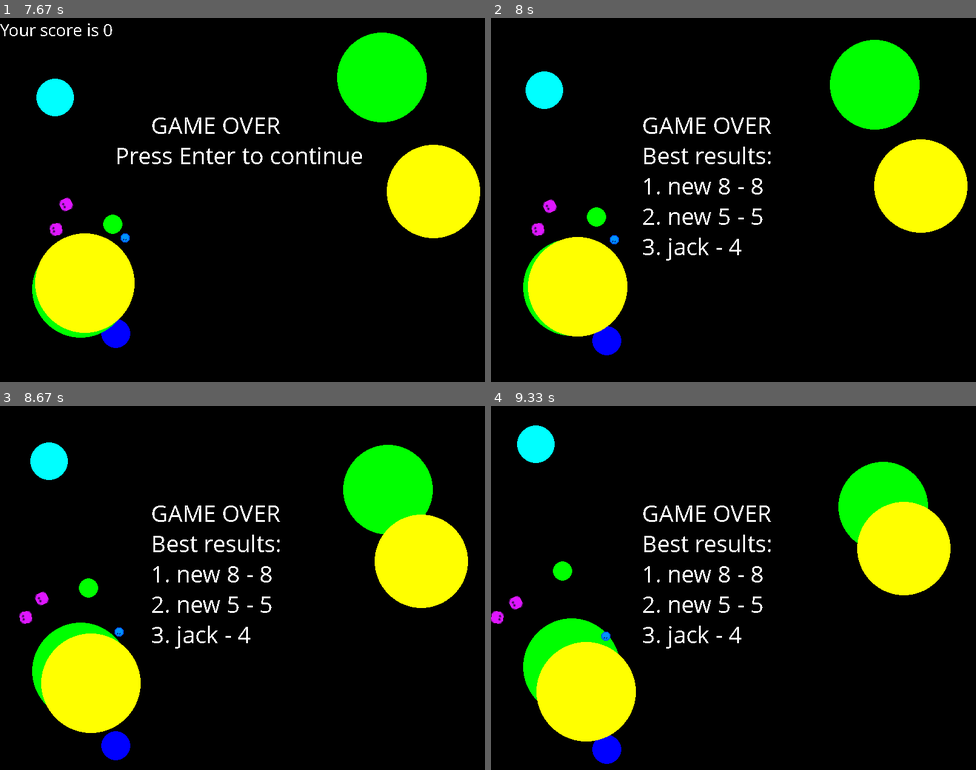
Above: before the commit, frames 1-4 (two rows, left to right).
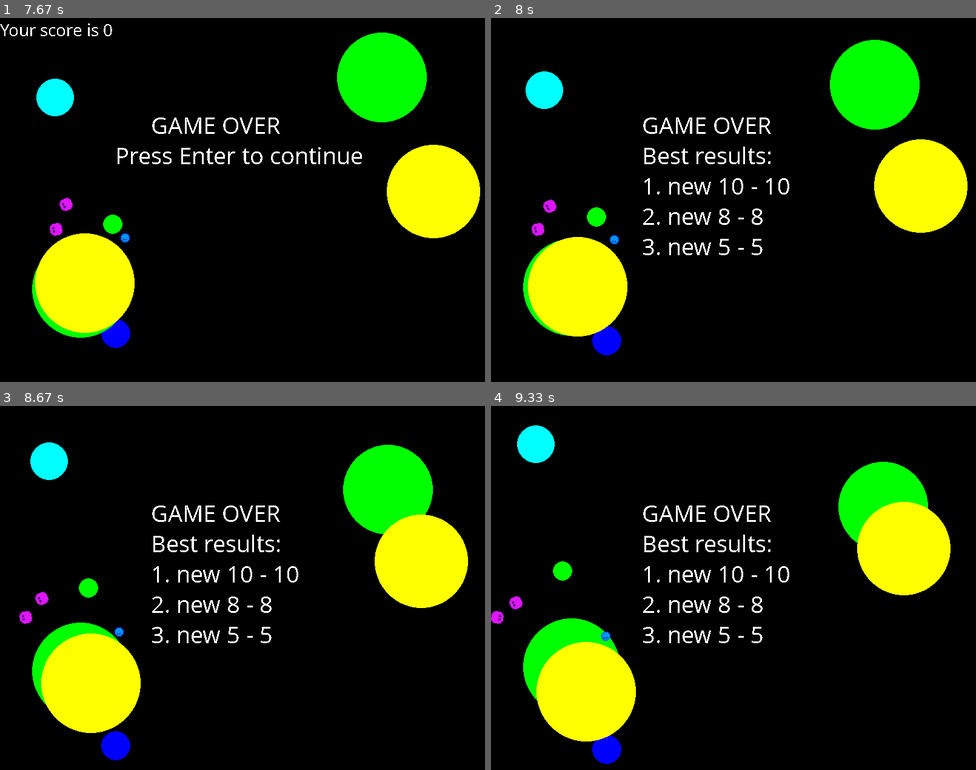
Above: after the commit, the same moments.

Repository: RShveda/pygame-practice
Game: pygame game, started from catch-ball-game/catch_ball.py
The game is run twice, just before and just after one commit, with the same random seed, the same clock (stepped at 60 frames per second) and the same inputs.
Inputs:
- Up to frame 1 (7.67 s): type "a" at 6.9 s; type "n" at 7.17 s; type "n" at 7.43 s
- Up to frame 2 (8 s): tap Enter at 7.73 s
- Up to frame 3 (8.67 s): no input
- Up to frame 4 (9.33 s): no input

Frame 1 is identical in both runs. In frame 2, 0.5% of the frame differs, in the area x 36-62%, y 44-67%; in frame 3, 0.5%; in frame 4, 0.5%.

Commit message:
added some more documentation

Diff:
--- a/catch-ball-game/controllers.py
+++ b/catch-ball-game/controllers.py
@@ -29,7 +29,13 @@
 
 
 def user_controller_tick(is_finished):
-    global show_ranking
+    """
+    This function is responsible for handling user input during active game stage (clicks) and
+    during game finish stage.
+    :param is_finished: flag that controls if game loop should be terminated
+    :return: is_finished
+    """
+    global show_ranking  # flag that allow showing top 3 ranking and to finish the game
     for event in pygame.event.get():
         if event.type == pygame.QUIT:
             return not is_finished
@@ -53,6 +59,10 @@
 
 
 def system_controller_tick():
+    """
+    This function fetch system state and trigger main game events such as: create new balls, move existing
+    balls, show scoreboard, initiate game finish.
+    """
     global is_game_over
     models.move_balls()
     if show_ranking is False:  # hides score board after user inputted name
--- a/catch-ball-game/models.py
+++ b/catch-ball-game/models.py
@@ -4,29 +4,17 @@
 import constants as cons
 import json
 
+# top 3 scores
+scores_data = []
 
-scores_data = []
+# current user score
 score = 0
+
+# list of active balls
 balls = []
+
+# current player name
 player_name = ''
-
-
-def edit_player_name(event):
-    global player_name
-    if event.key == pygame.K_BACKSPACE:
-        player_name = player_name[:-1]
-    else:
-        player_name += event.unicode
-
-
-def increment_score(points: int):
-    global score
-    score += points
-
-
-def reset_score():
-    global score
-    score = 0
 
 
 def new_ball():
@@ -120,6 +108,31 @@
     return (direction_x, direction_y), (coords_x, coords_y)
 
 
+def increment_score(points: int):
+    """
+    Function to increment users score by a given number of points.
+    :param points: positive integer
+    """
+    global score
+    score += points
+
+
+def reset_score():
+    """
+    Function that re-set users score to zero.
+    """
+    global score
+    score = 0
+
+
+def edit_player_name(event):
+    global player_name
+    if event.key == pygame.K_BACKSPACE:
+        player_name = player_name[:-1]
+    else:
+        player_name += event.unicode
+
+
 def add_to_ranking():
     """
     Helper function to insert player result into top 3 list.
--- a/catch-ball-game/scores.json
+++ b/catch-ball-game/scores.json
@@ -1 +1 @@
-[{"name": "new 8", "score": 8}, {"name": "new 5", "score": 5}, {"name": "jack", "score": 4}]
+[{"name": "new 10", "score": 10}, {"name": "new 8", "score": 8}, {"name": "new 5", "score": 5}]
--- a/catch-ball-game/views.py
+++ b/catch-ball-game/views.py
@@ -9,6 +9,9 @@
 
 
 def blit_circle(color, coords, radius):
+    """
+    Draw a pygame.circle.
+    """
     circle(screen, color, coords, radius)
 
 
